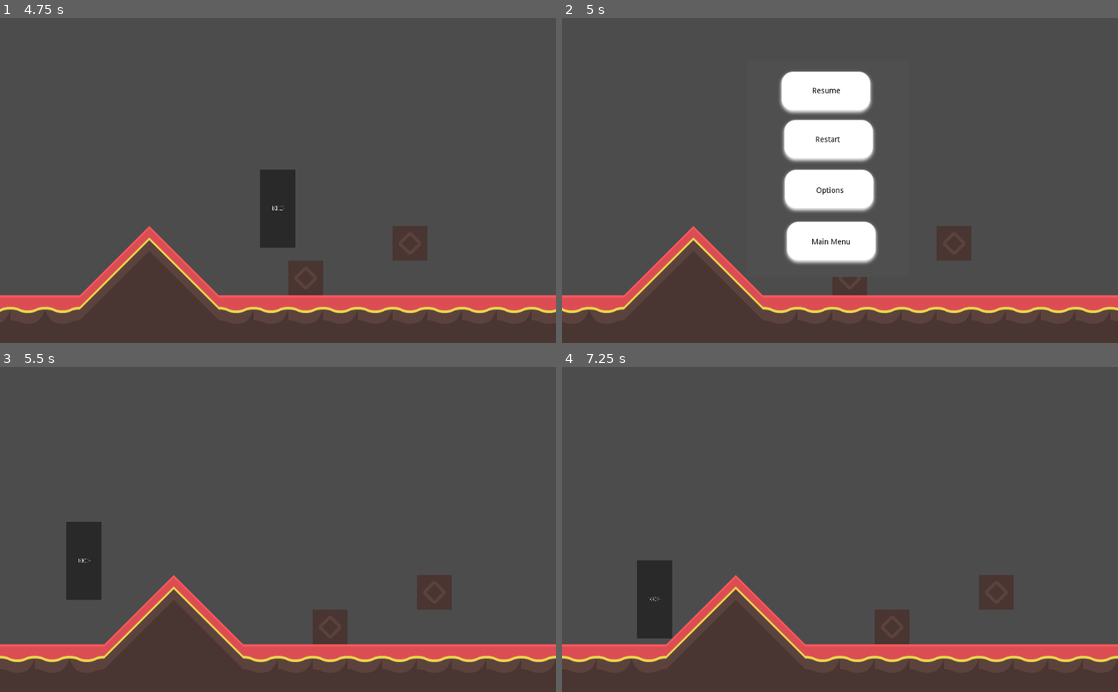
Above: before the commit, frames 1-4 (two rows, left to right).
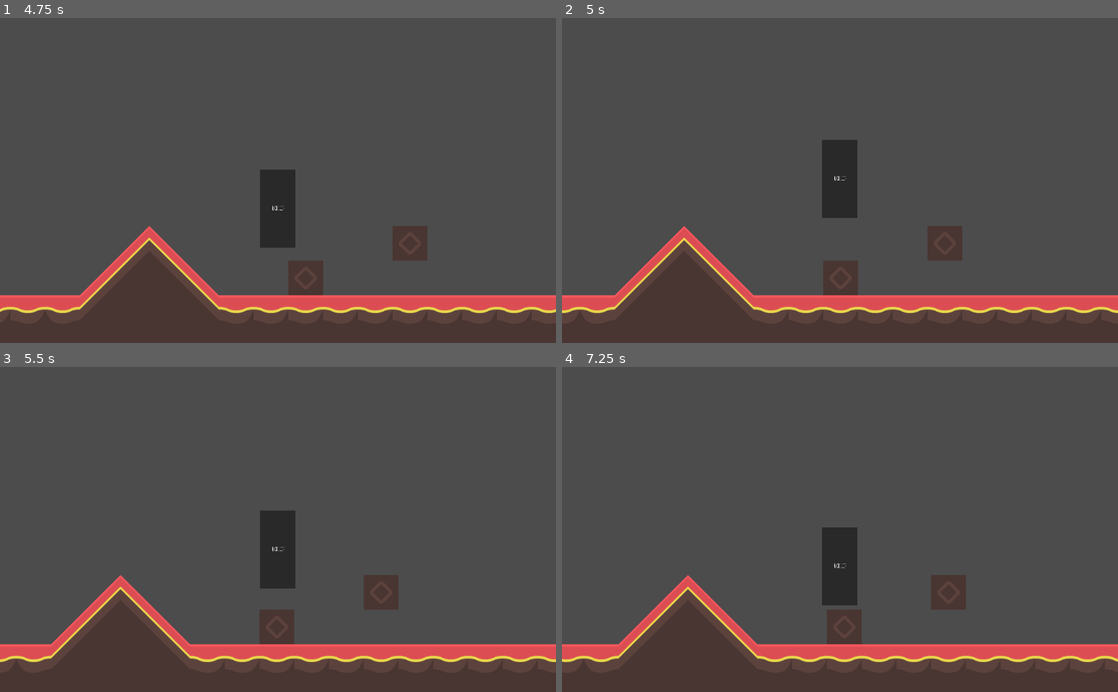
Above: after the commit, the same moments.

Repository: INF19IT2/2d-Jump-n-Run-SE
Game: Godot game, scene res://Scenes/MainScene/MainScene.tscn
The game is run twice, just before and just after one commit, with the same random seed, the same clock (stepped at 60 frames per second) and the same inputs.
Inputs (mouse positions are in pixels of both pictures, inside the frame that each line leads up to):
- Up to frame 1 (4.75 s): click (233, 216) at 0.5 s; hold D (move_right) 1.28-2.78 s; tap W (move_up) at 1.52, 2.27, 3.77, 4.52 s; hold A (move_left) 2.78-3.53 s; hold D (move_right) from 3.53 s (still down)
- Up to frame 2 (5 s): keep holding D (move_right); tap Escape (pause_button, bound only before the commit) at 4.9 s
- Up to frame 3 (5.5 s): release D (move_right) at 5 s; click (266, 490) at 5 s, where only the run before the commit has a clickable "Restart"
- Up to frame 4 (7.25 s): hold A (move_left) 5.78-6.53 s; tap W (move_up) at 6.02 s; hold D (move_right) from 6.53 s (still down)

Frame 1 is identical in both runs. In frame 2, 12% of the frame differs, in the area x 0-100%, y 16-91%; in frame 3, 10%; in frame 4, 9.6%.

Commit message:
Dummy was created

Diff:
--- a/2d-Jump-n-Run-SE/project.godot
+++ b/2d-Jump-n-Run-SE/project.godot
@@ -46,11 +46,6 @@
 , Object(InputEventKey,"resource_local_to_scene":false,"resource_name":"","device":0,"alt":false,"shift":false,"control":false,"meta":false,"command":false,"pressed":false,"scancode":16777232,"unicode":0,"echo":false,"script":null)
  ]
 }
-pause_button={
-"deadzone": 0.5,
-"events": [ Object(InputEventKey,"resource_local_to_scene":false,"resource_name":"","device":0,"alt":false,"shift":false,"control":false,"meta":false,"command":false,"pressed":false,"scancode":16777217,"unicode":0,"echo":false,"script":null)
- ]
-}
 
 [rendering]
 
